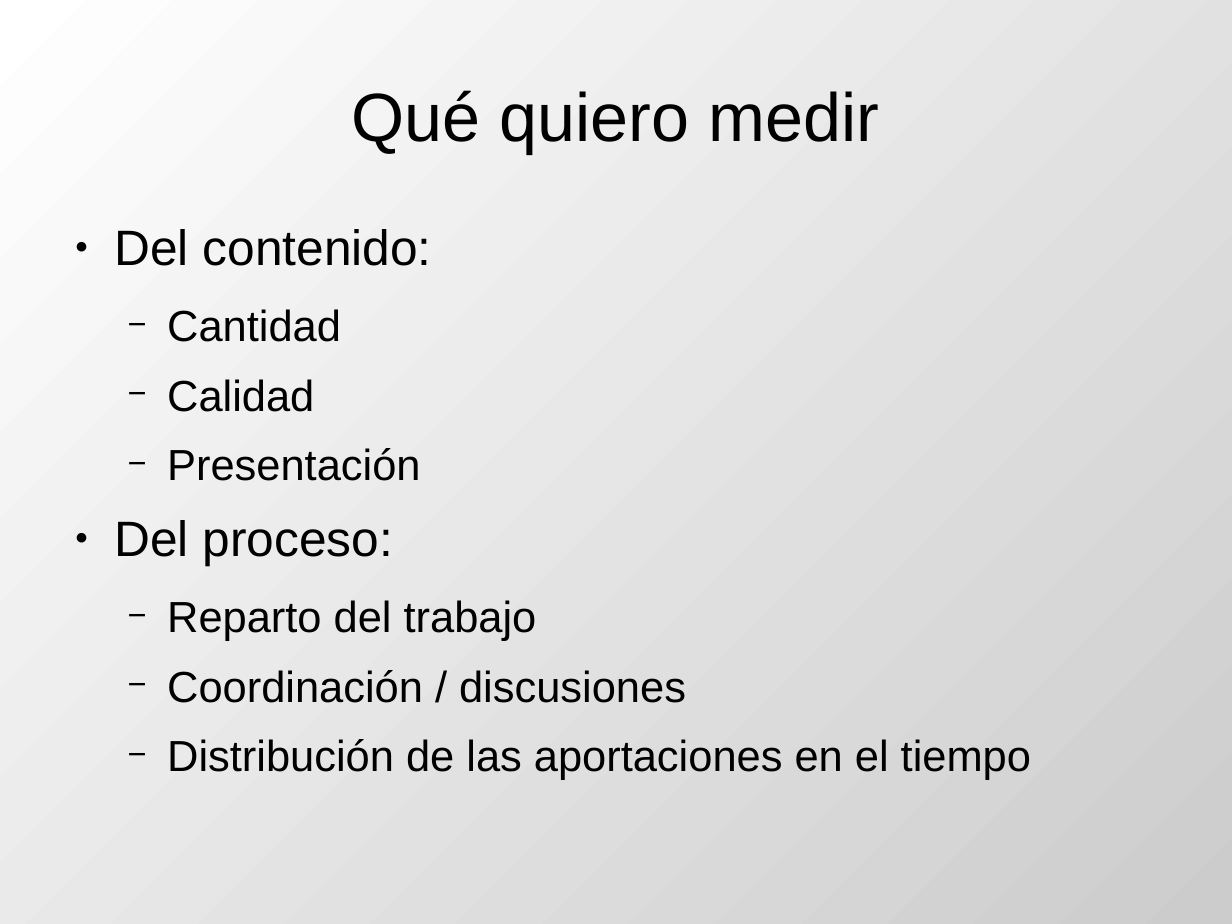
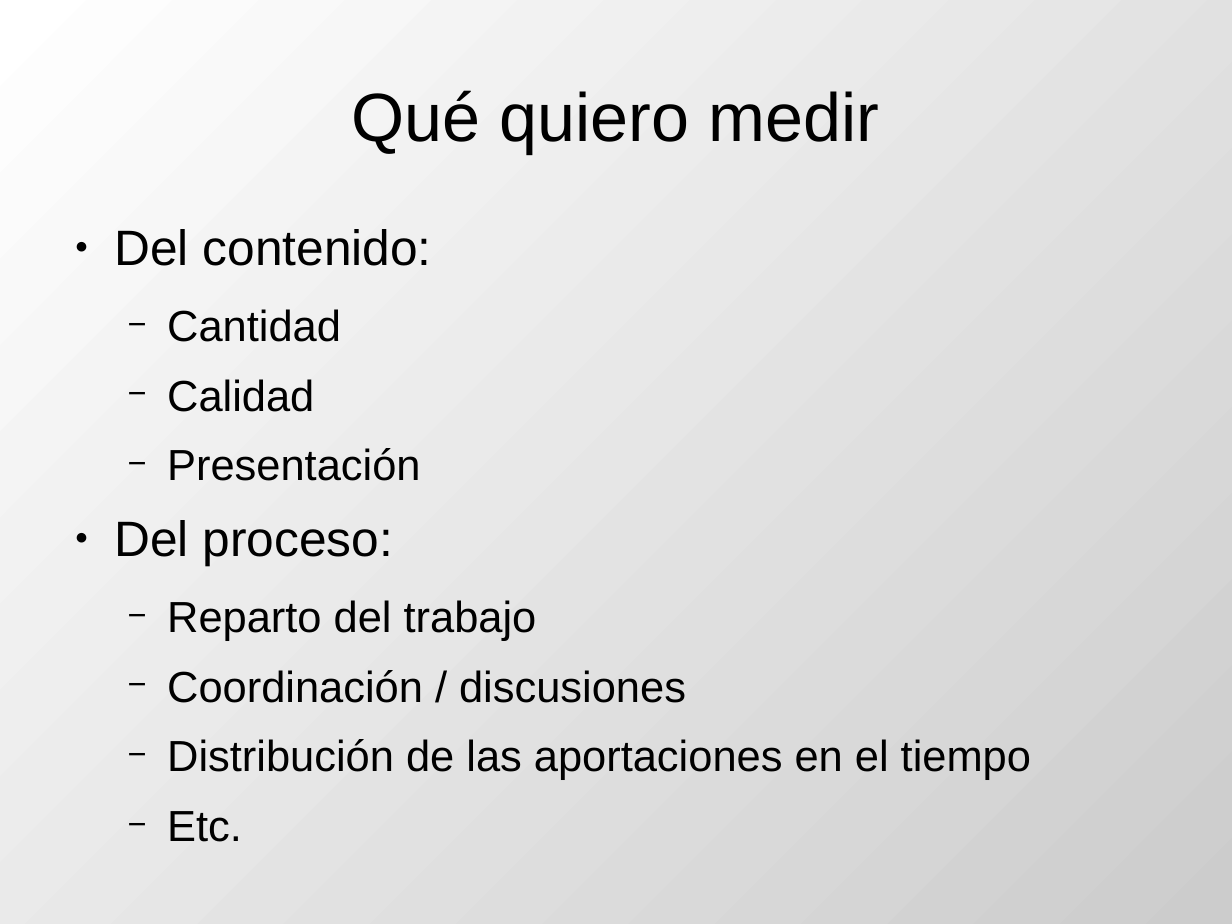
Before and after one commit to DrPantera/wikis4education, a slide deck: slide 5 of uca-2013_07/tema-5-EvaluacionWikis.odp (slide 4 before the commit). Drawn at 1232x924 pixels with LibreOffice and Linux fonts; fonts in the diff are those of the drawing. Boxes give left, top, right and bottom in pixels: in the first picture for what was removed or moved away, otherwise in the second. Text is boxed around its words. In the diff, an @@ line names an element or a change of style, - is before the commit and + after.

```diff
--- a/uca-2013_07/tema-5-EvaluacionWikis.odp
+++ b/uca-2013_07/tema-5-EvaluacionWikis.odp
@@ text at [167, 811, 242, 842]: paragraph added @@
+  − Etc.
```
Also in this commit, not shown: 6 other slides changed, 3 slides added, 1 other file.
